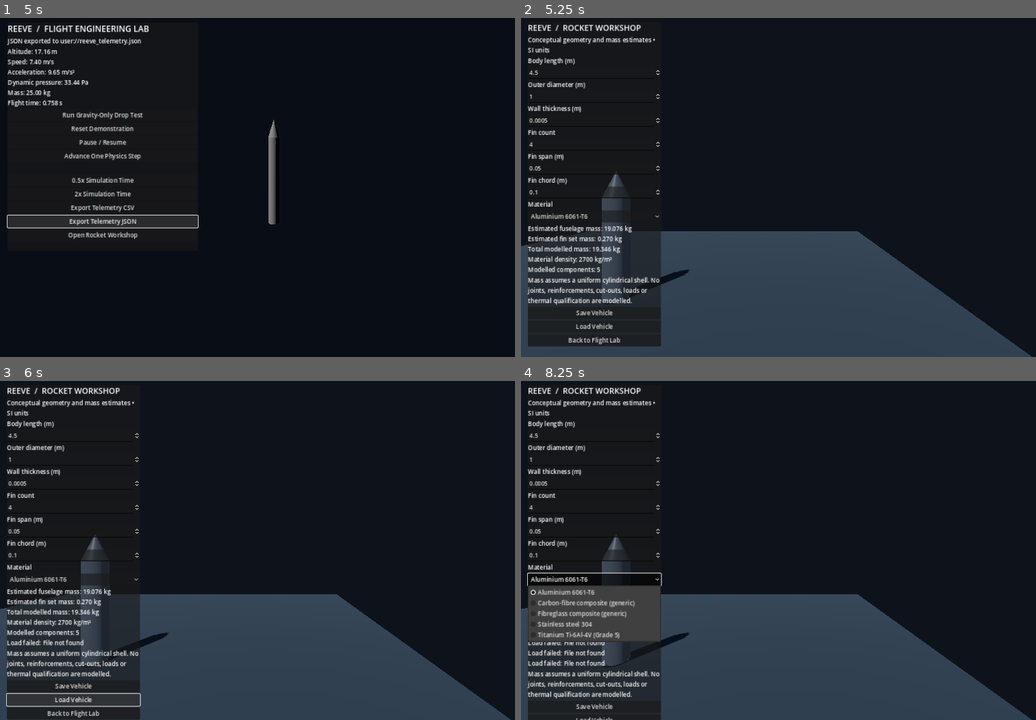
Above: before the commit, frames 1-4 (two rows, left to right).
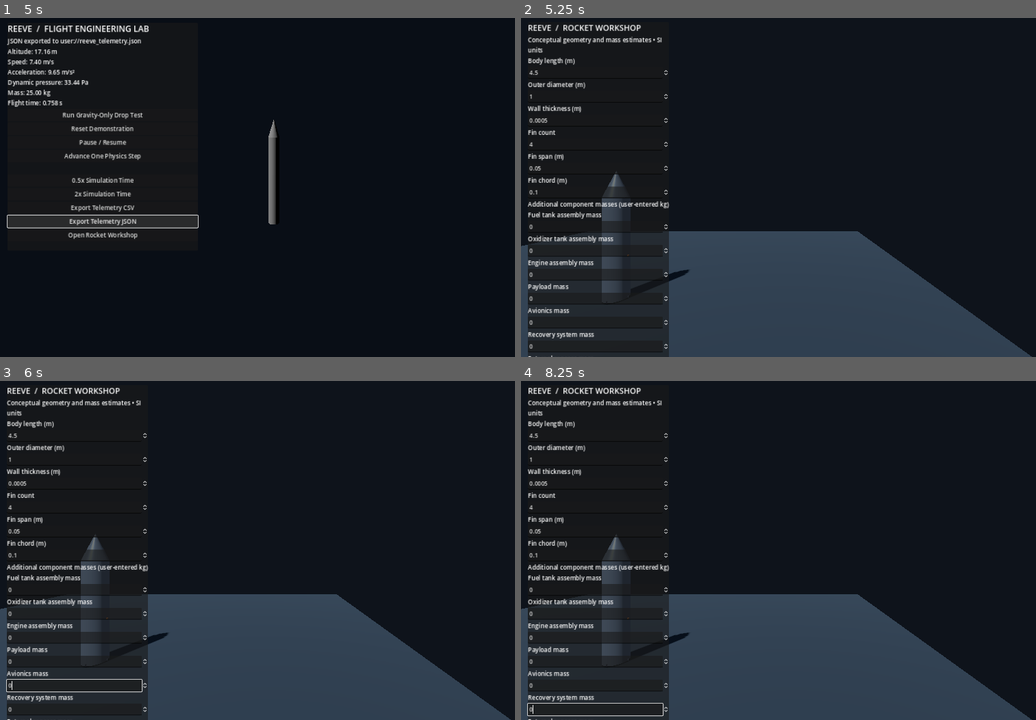
Above: after the commit, the same moments.

Repository: Inflare12/Reeve
Game: Godot game, scene res://scenes/main/main.tscn
Two runs of this game, one before a commit and one after it. Both use one fixed random seed, a clock stepped at 60 frames per second and the inputs below.
Inputs (mouse positions are in pixels of both pictures, inside the frame that each line leads up to):
- Up to frame 1 (5 s): click "Run Gravity-Only Drop Test" at 0.5 s; click "Advance One Physics Step" at 1.25 s; click "0.5x Simulation Time" at 2 s; click "2x Simulation Time" at 2.75 s; click "Export Telemetry CSV" at 3.5 s; click "Export Telemetry JSON" at 4.25 s
- Up to frame 2 (5.25 s): click "Open Rocket Workshop" at 5 s
- Up to frame 3 (6 s): click (72, 689) at 5.75 s, where only the run before the commit has a clickable "Load Vehicle"
- Up to frame 4 (8.25 s): click (593, 699) at 6.5 s, where only the run before the commit has a clickable "Load Vehicle"; click (593, 709) at 7.25 s, where only the run before the commit has a clickable "Load Vehicle"; click (593, 581) at 8 s, where only the run before the commit has a clickable "Aluminium 6061-T6"

Frame 1 is identical in both runs. In frame 2, 4.9% of the frame differs, in the area x 1-29%, y 5-100%; in frame 3, 4.6%; in frame 4, 7.0%.

Commit message:
Expand workshop with conceptual subassemblies, user-entered masses and component hierarchy

Diff:
--- a/scripts/workshop/workshop_scene.gd
+++ b/scripts/workshop/workshop_scene.gd
@@ -10,6 +10,8 @@
 var material_select: OptionButton
 var mass_label: Label
 var rocket_visual: Node3D
+var component_list: ItemList
+var component_mass_inputs: Dictionary = {}
 var configuration := ReeveRocketConfiguration.new()
 
 func _ready() -> void:
@@ -80,6 +82,23 @@
 	fin_span = _add_spinbox(column, "Fin span (m)", 0.05, 0.5, 0.18, 0.01, 2)
 	fin_chord = _add_spinbox(column, "Fin chord (m)", 0.1, 1.0, 0.35, 0.01, 2)
 
+	var component_heading := Label.new()
+	component_heading.text = "Additional component masses (user-entered kg)"
+	column.add_child(component_heading)
+	var mass_fields := {
+		"fuel_tank": "Fuel tank assembly mass",
+		"oxidizer_tank": "Oxidizer tank assembly mass",
+		"engine": "Engine assembly mass",
+		"payload": "Payload mass",
+		"avionics": "Avionics mass",
+		"recovery": "Recovery system mass",
+		"sensors": "External sensors mass",
+		"supports": "Internal supports mass"
+	}
+	for component_key in mass_fields:
+		var mass_input := _add_spinbox(column, str(mass_fields[component_key]), 0.0, 10000.0, 0.0, 0.1, 2)
+		component_mass_inputs[component_key] = mass_input
+
 	var material_label := Label.new()
 	material_label.text = "Material"
 	column.add_child(material_label)
@@ -95,6 +114,13 @@
 	mass_label.autowrap_mode = TextServer.AUTOWRAP_WORD_SMART
 	column.add_child(mass_label)
 
+	var hierarchy_label := Label.new()
+	hierarchy_label.text = "Vehicle component hierarchy / mass inclusion"
+	column.add_child(hierarchy_label)
+	component_list = ItemList.new()
+	component_list.custom_minimum_size = Vector2(300.0, 130.0)
+	column.add_child(component_list)
+
 	var disclaimer := Label.new()
 	disclaimer.text = "Mass assumes a uniform cylindrical shell. No joints, reinforcements, cut-outs, loads or thermal qualification are modelled."
 	disclaimer.autowrap_mode = TextServer.AUTOWRAP_WORD_SMART
@@ -119,6 +145,8 @@
 
 	for control in [body_length, body_diameter, wall_thickness, fin_count, fin_span, fin_chord]:
 		control.value_changed.connect(_on_parameters_changed)
+	for mass_input in component_mass_inputs.values():
+		mass_input.value_changed.connect(_on_parameters_changed)
 
 func _add_spinbox(parent: VBoxContainer, label_text: String, minimum: float, maximum: float, initial: float, step: float, decimals: int) -> SpinBox:
 	var label := Label.new()
@@ -174,11 +202,42 @@
 		}
 		configuration.add_component(fin_component)
 		fin_masses += fin_component.calculate_mass_kg()
+	var mass_categories := {
+		"fuel_tank": "Propellant tank representation",
+		"oxidizer_tank": "Oxidizer tank representation",
+		"engine": "Engine assembly",
+		"payload": "Payload",
+		"avionics": "Avionics compartment",
+		"recovery": "Recovery system",
+		"sensors": "External sensors",
+		"supports": "Structural supports"
+	}
+	for component_key in component_mass_inputs:
+		var entered_mass: float = float(component_mass_inputs[component_key].value)
+		if entered_mass <= 0.0:
+			continue
+		var mass_component := ReeveRocketComponent.new()
+		mass_component.component_id = "mass_%s" % component_key
+		mass_component.display_name = str(mass_categories[component_key])
+		mass_component.category = str(mass_categories[component_key])
+		mass_component.material_id = material_id
+		mass_component.geometry_type = "user_mass"
+		mass_component.user_mass_kg = entered_mass
+		configuration.add_component(mass_component)
 	var material := ReeveMaterialCatalog.get_material(material_id)
 	var total_mass: float = float(configuration.get_mass_breakdown().total_mass_kg)
-	mass_label.text = "Estimated fuselage mass: %.3f kg\nEstimated fin set mass: %.3f kg\nTotal modelled mass: %.3f kg\nMaterial density: %.0f kg/m³\nModelled components: %d" % [
-		mass, fin_masses, total_mass, float(material.density_kg_m3), 1 + int(fin_count.value)
+	var additional_mass: float = total_mass - mass - fin_masses
+	mass_label.text = "Estimated fuselage mass: %.3f kg\nEstimated fin set mass: %.3f kg\nUser-entered additional mass: %.3f kg\nTotal modelled mass: %.3f kg\nMaterial density: %.0f kg/m³\nMass-counted components: %d" % [
+		mass, fin_masses, additional_mass, total_mass, float(material.density_kg_m3), configuration.components.size()
 	]
+	component_list.clear()
+	component_list.add_item("Main fuselage shell — %.3f kg" % mass)
+	for fin_index in range(int(fin_count.value)):
+		component_list.add_item("Fin %d — included in mass" % (fin_index + 1))
+	for component_key in component_mass_inputs:
+		var entered_mass: float = float(component_mass_inputs[component_key].value)
+		var category_name: String = str(mass_categories[component_key])
+		component_list.add_item("%s — %.3f kg%s" % [category_name, entered_mass, "" if entered_mass > 0.0 else " (not included)"])
 
 	for child in rocket_visual.get_children():
 		child.queue_free()
@@ -223,6 +282,62 @@
 		fin.material_override = shell_material
 		rocket_visual.add_child(fin)
 
+	# Distinct conceptual subassemblies are visualized separately. Their mass
+	# enters the bill of materials only when the user supplies a mass above.
+	var tank_material := _make_visual_material(Color(0.18, 0.48, 0.72))
+	var tank_mesh := CylinderMesh.new()
+	tank_mesh.top_radius = radius * 0.72
+	tank_mesh.bottom_radius = radius * 0.72
+	tank_mesh.height = body_length.value * 0.18
+	_add_visual_component("FuelTankVisual", tank_mesh, Vector3(0.0, body_length.value * 0.34, 0.0), tank_material)
+	var oxidizer_mesh := CylinderMesh.new()
+	oxidizer_mesh.top_radius = radius * 0.72
+	oxidizer_mesh.bottom_radius = radius * 0.72
+	oxidizer_mesh.height = body_length.value * 0.18
+	_add_visual_component("OxidizerTankVisual", oxidizer_mesh, Vector3(0.0, body_length.value * 0.58, 0.0), _make_visual_material(Color(0.22, 0.62, 0.48)))
+	var payload_mesh := BoxMesh.new()
+	payload_mesh.size = Vector3(radius * 1.15, body_length.value * 0.10, radius * 1.15)
+	_add_visual_component("PayloadVisual", payload_mesh, Vector3(0.0, body_length.value * 0.86, 0.0), _make_visual_material(Color(0.82, 0.68, 0.32)))
+	var avionics_mesh := BoxMesh.new()
+	avionics_mesh.size = Vector3(radius * 0.75, body_length.value * 0.07, radius * 0.75)
+	_add_visual_component("AvionicsVisual", avionics_mesh, Vector3(0.0, body_length.value * 0.72, 0.0), _make_visual_material(Color(0.38, 0.72, 0.76)))
+	var recovery_mesh := CylinderMesh.new()
+	recovery_mesh.top_radius = radius * 0.65
+	recovery_mesh.bottom_radius = radius * 0.65
+	recovery_mesh.height = body_length.value * 0.08
+	_add_visual_component("RecoveryVisual", recovery_mesh, Vector3(0.0, body_length.value * 0.65, 0.0), _make_visual_material(Color(0.72, 0.42, 0.52)))
+	var engine_mesh := CylinderMesh.new()
+	engine_mesh.top_radius = radius * 0.58
+	engine_mesh.bottom_radius = radius * 0.48
+	engine_mesh.height = radius * 0.55
+	_add_visual_component("EngineVisual", engine_mesh, Vector3(0.0, -radius * 0.28, 0.0), _make_visual_material(Color(0.48, 0.52, 0.58)))
+	var nozzle_mesh := CylinderMesh.new()
+	nozzle_mesh.top_radius = radius * 0.32
+	nozzle_mesh.bottom_radius = radius * 0.62
+	nozzle_mesh.height = radius * 0.65
+	_add_visual_component("NozzleVisual", nozzle_mesh, Vector3(0.0, -radius * 0.88, 0.0), _make_visual_material(Color(0.34, 0.37, 0.42)))
+	var sensor_mesh := SphereMesh.new()
+	sensor_mesh.radius = maxf(radius * 0.08, 0.005)
+	sensor_mesh.height = maxf(radius * 0.16, 0.01)
+	_add_visual_component("ExternalSensorVisual", sensor_mesh, Vector3(radius * 1.05, body_length.value * 0.42, 0.0), _make_visual_material(Color(0.9, 0.45, 0.2)))
+	var support_mesh := BoxMesh.new()
+	support_mesh.size = Vector3(radius * 1.3, body_length.value * 0.025, radius * 0.08)
+	_add_visual_component("StructuralSupportVisual", support_mesh, Vector3(0.0, body_length.value * 0.50, 0.0), _make_visual_material(Color(0.62, 0.65, 0.68)))
+
+func _make_visual_material(color: Color) -> StandardMaterial3D:
+	var material := StandardMaterial3D.new()
+	material.albedo_color = color
+	material.roughness = 0.55
+	return material
+
+func _add_visual_component(node_name: String, mesh: Mesh, position_m: Vector3, material: StandardMaterial3D) -> void:
+	var visual := MeshInstance3D.new()
+	visual.name = node_name
+	visual.mesh = mesh
+	visual.position = position_m
+	visual.material_override = material
+	rocket_visual.add_child(visual)
+
 func _save_configuration() -> void:
 	var save_error := configuration.save_to_file("user://reeve_vehicle.json")
 	if save_error == OK:
@@ -243,6 +358,10 @@
 	var saved_fin: ReeveRocketComponent = null
 	var saved_fin_count: int = 0
 	for saved_component in loaded.components:
+		if str(saved_component.component_id).begins_with("mass_"):
+			var mass_key: String = str(saved_component.component_id).trim_prefix("mass_")
+			if component_mass_inputs.has(mass_key):
+				component_mass_inputs[mass_key].value = saved_component.user_mass_kg
 		if saved_component.geometry_type == "cylinder_shell" and component == null:
 			component = saved_component
 		elif str(saved_component.component_id).begins_with("fin_"):
